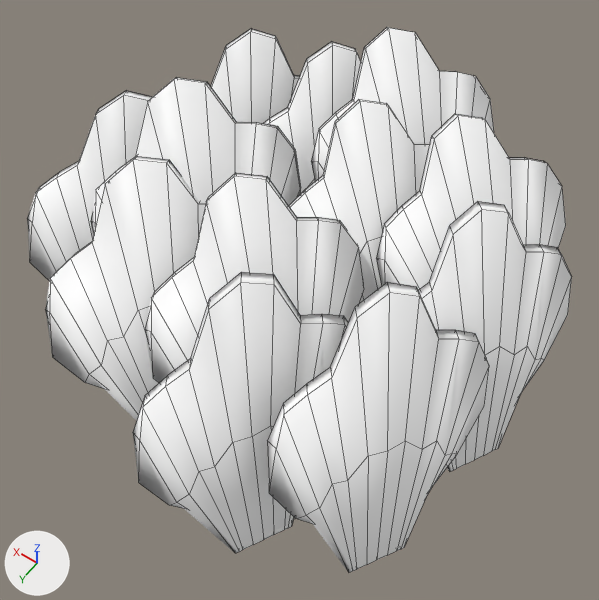
Two versions of the FBX model Assets/Models/Nature/Foliage/Corals LODS/Coral_6.fbx, one commit apart.
The view is the same before and after, from a 50 mm lens placed at (5.697, 0.534, 0.465), pointed at (5.924, 0.217, -0.034). The lights are fixed; the arrows at lower left show +X, +Y and +Z. Mesh edges are drawn as thin lines. Objects named as collision shapes, trigger or cutter boxes, shadow casters or lower levels of detail are left out. Where no turn or scale is listed for an object, it has been applied to the vertices.

Objects in the first picture: 'Coral_6_LOD0'.
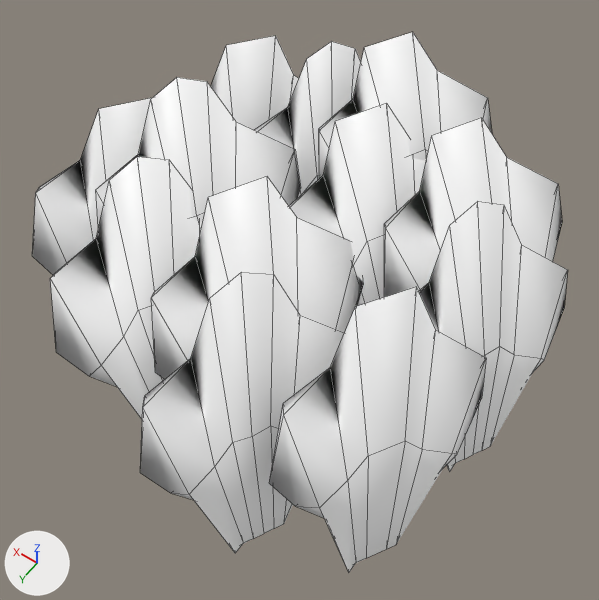
Where the newer file only moved an object's origin or applied its transform, the numbers keep the older frame.

Pixel boxes [x1, y1, x2, y2] of what changed, in the pictures (599 x 600 px):
'Coral_6_LOD0', reshaped: before [27, 27, 572, 573]; after [32, 32, 568, 572]
part 1 of me_mesh, deleted: before [27, 27, 572, 573]

What the commit changed:
me_mesh is used by ob_coral_6_lod0; location (5.9381, 0.1947, -0.0134).
me_mesh had 936 vertices, 912 faces and spanned x -0.188..0.188, y -0.206..0.206, z -0.102..0.102.
me_mesh now has 416 vertices, 428 faces and spans x -0.187..0.188, y -0.206..0.199, z -0.102..0.094.
me_mesh part 1: 520 vertices removed from x -0.188..0.186, y -0.206..0.206, z -0.102..0.102.
